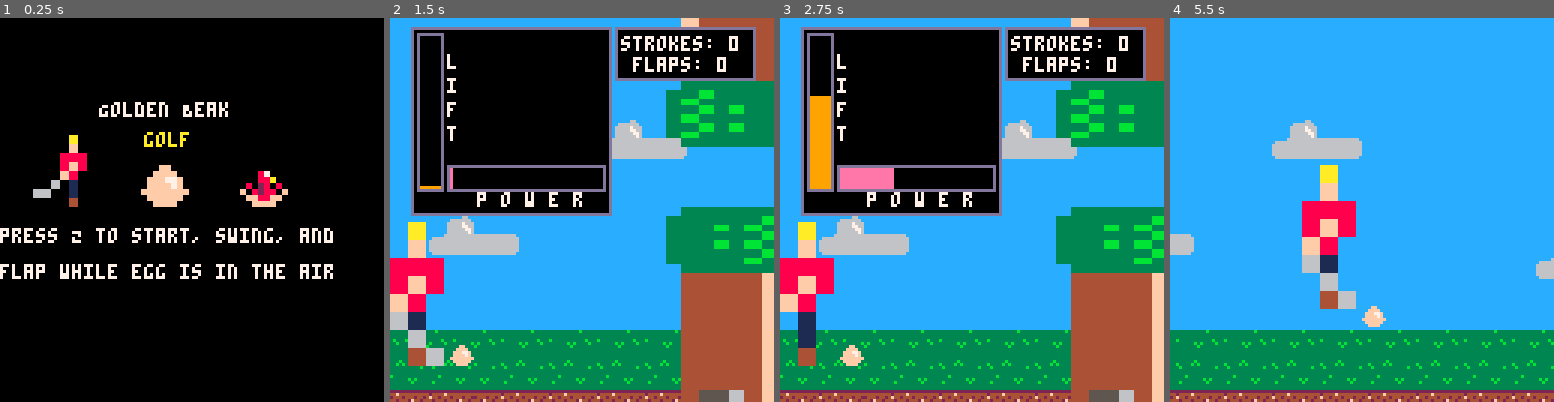
Above: before the commit, frames 1-4 (left to right).
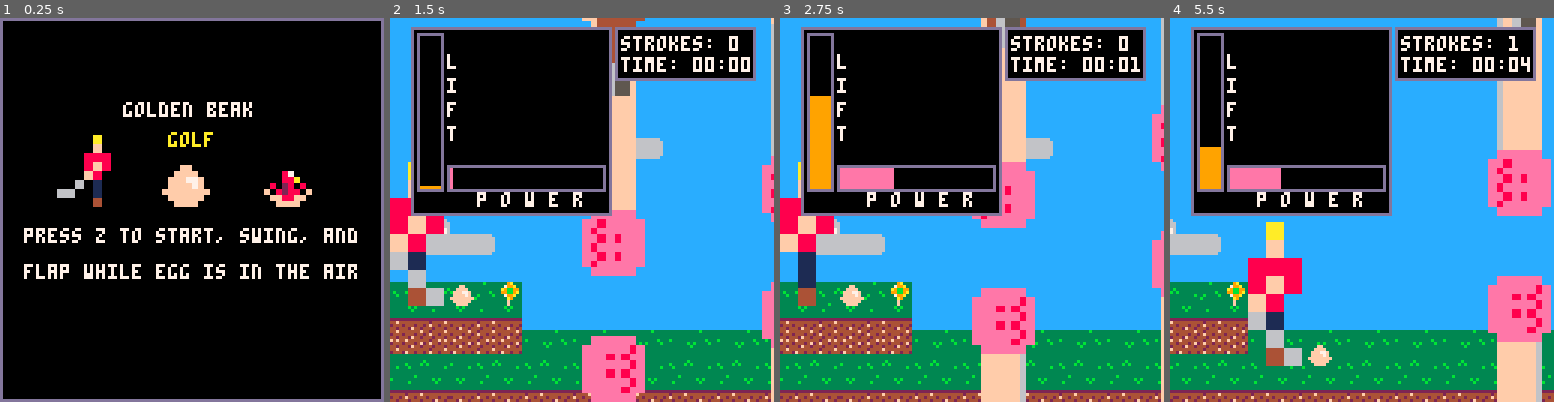
Above: after the commit, the same moments.

Repository: mccordgh/all_pico_8_carts
Game: PICO-8 cartridge carts/ludum_dare_41/ld41_golf_flappy_bird.p8
Two runs of this game, one before a commit and one after it. Both use one fixed random seed, a clock stepped at 60 frames per second and the inputs below.
Inputs:
- Up to frame 1 (0.25 s): no input
- Up to frame 2 (1.5 s): tap O (Z key) at 0.7 s
- Up to frame 3 (2.75 s): tap O (Z key) at 1.7, 2.1, 2.5 s
- Up to frame 4 (5.5 s): tap O (Z key) every 0.4 s from 2.9 to 5.3 s

The runs differ from the first frame. In frame 1, 11% of the frame differs, in the area x 0-100%, y 0-100%; in frame 2, 39%; in frame 3, 38%; in frame 4, 53%.

Commit message:
golden beak golf moving trees

Diff:
--- a/carts/ludum_dare_41/ld41_golf_flappy_bird.p8
+++ b/carts/ludum_dare_41/ld41_golf_flappy_bird.p8
@@ -1,8 +1,8 @@
 pico-8 cartridge // http://www.pico-8.com
 version 15
 __lua__
---flaps as strokes
 function _init()
+    music(-1)
     music(1)
     init_game()
     init_ball()
@@ -11,10 +11,15 @@
 end
 
 function init_game()
-    collided = false
-    padd = 2
+    input_counter = 0
+    padd = 2 --collision check buffer to make it less brutal
     cam_x = 0
     course_par = 3
+    course_par_time = 60
+    course_timer = 0
+
+    tree_max_move = 16
+    tree_move_speed = 0.6
 
     gravity = 0.25
     wind = 0.15
@@ -22,28 +27,26 @@
     meter_speed = .05
 
     power = 0
-    max_power = 10
+    max_power = 3
     draw_power = true
     power_meter_speed = max_power * meter_speed
 
     lift = 0
-    max_lift = 8
+    max_lift = 6
     draw_lift = true
     lift_meter_speed = max_lift * meter_speed
 
+    collided = false
     do_draw_meter = true
     landed = false
     hitting_ball = false
     flapping = false
     level_finish = false
     tree_collide = false
-    --x_hit = false
-    --y_hit = false
     catch_up_ball = false
 
     state = menu_state
     draw_state = draw_menu
-    --state = hitting_state
 end
 
 function menu_state()
@@ -55,29 +58,32 @@
 
 function init_level()
     trees = {}
-    make_trees(120, 100)
+    make_trees(100, 60)
 
     state = hitting_state
 end
 
 function make_trees(start_pos, x_spacing)
     local xx = start_pos
-    local tree_spacing = 50
+    local tree_spacing = 40
     local yy = -(tree_spacing / 2) - 1
     local tree_inner_space = 20
 
     while (xx < 966) do
         local tree_shift = rnd(tree_spacing) - (tree_spacing / 2)
-        --local spacer = 0
         local t1 = make_tree()
         local t2 = make_tree()
 
         t1.x = xx
         t1.y = yy + tree_shift
+        t1.start_x = t1.x
+        t1.start_y = t1.y
         t1.tree_flip = true
 
         t2.x = xx
         t2.y = yy + tree_shift + t1.y_stretch + tree_inner_space
+        t2.start_x = t2.x
+        t2.start_y = t2.y
         t2.tree_flip = false
 
         add(trees, t1)
@@ -94,11 +100,10 @@
     t.spr_ypos = 8
     t.spr_width = 8
     t.spr_height = 32
-    t.x_stretch = 42
+    t.x_stretch = 21
     t.y_stretch = 88
 
-    t.x = xx
-    t.y = yy
+    t.direction = 0
 
     return t
 end
@@ -159,13 +164,7 @@
 function make_box(mx, my, mw, mh)
     mx += cam_x
     mw += cam_x
-    --[[
-    --outer border
-    rectfill(mx - 3, my - 3, mw + 3, mh + 3, 13)
-
-    --middle border
-    rectfill(mx - 2, my - 2, mw + 2, mh + 2, 6)
-]]
+
     --inner border
     rectfill(mx - 1, my - 1, mw + 1, mh + 1, 13)
 
@@ -174,33 +173,56 @@
 end
 
 function end_game()
-    if (btnp(4)) then
-        _init()
-    end
+    input_counter += 1
+
+    if (btnp(4) and input_counter > 60) then
+        run()
+    end
+end
+
+function get_course_time()
+    local total = course_timer / 30
+    local minutes = flr(total / 60)
+    local seconds = flr(total % 60)
+
+    if (minutes < 1) then
+        minutes = "00"
+    end
+
+    if (seconds < 10) then
+        seconds = "0" .. seconds
+    end
+
+    return minutes .. ":" .. seconds
 end
 
 function draw_final_score()
-    local thumb_flip = player.strokes > course_par
+    --local thumb_flip = player.strokes > course_par
+    local thumb_flip = false
     local cleared_col = 11
 
     if (thumb_flip) then
         cleared_col = 8
     end
 
+    make_box(20, 12, 108, 21)
+    print("Your time: " ..get_course_time(), cam_x + 34, 14, 7)
+
     make_box(32, 32, 96, 96)
-
     print("course cleared!", cam_x + 35, 37, cleared_col)
     print("    par: " .. course_par, cam_x + 44, 48, 7)
     print("strokes: " .. player.strokes, cam_x + 44, 54, 7)
-    print("  flaps: " .. player.flaps, cam_x + 44, 60, 7)
-
     sspr(16, 8, 16, 24, 56 + cam_x, 68, 16, 24, false, thumb_flip)
+
+    make_box(20, 107, 108, 116)
+    print("Press Z to try again.", cam_x + 24, 109, 7)
+
 end
 
 function draw_score()
     make_box(76, 4, 120, 19)
     print("strokes: " .. player.strokes, cam_x + 77, 6, 7)
-    print(" flaps: " .. player.flaps, cam_x + 77, 13, 7)
+    print("time: " .. get_course_time(), cam_x + 77, 13, 7)
 end
 
 function draw_all_meters()
@@ -248,15 +270,18 @@
 
 function draw_menu()
     cls()
-    print("Golden Beak", 33, 28, 7)
-    print("golf", 48, 38, 10)
-
-    print("press Z to start, swing, and", 0, 70, 7)
-    print("flap while egg is in the air", 0, 82, 7)
-
-    sspr(112, 0, 8, 8, 8, 39, 24, 24)
-    sspr(24, 0, 8, 8, 47, 47, 16, 16)
-    sspr(32, 0, 8, 8, 80, 47, 16, 16)
+
+    make_box(1, 1, 126, 126)
+
+    print("golden beak", 41, 28, 7)
+    print("golf", 56, 38, 10)
+
+    print("press z to start, swing, and", 8, 70, 7)
+    print("flap while egg is in the air", 8, 82, 7)
+
+    sspr(112, 0, 8, 8, 16, 39, 24, 24)
+    sspr(24, 0, 8, 8, 54, 47, 16, 16)
+    sspr(32, 0, 8, 8, 88, 47, 16, 16)
 end
 
 function draw_meter_box()
@@ -265,10 +290,10 @@
 
 function init_ball()
     ball = {}
-    ball.x = 48
+    ball.x = 56
     --ball.x = 1000
     ball.x_speed = 0
-    ball.y = 108
+    ball.y = 88
     ball.y_speed = 0
     ball.width = 8
     ball.height = 8
@@ -289,8 +314,6 @@
 function init_player()
     player = {}
     reset_player_vars()
-    --player.power = max_power / 2
-    --player.lift = max_lift / 2
 end
 
 function init_player_start()
@@ -299,10 +322,32 @@
 end
 
 function hitting_state()
-if ((not hitting_ball) and (not landed)) then
+    course_timer += 1
+    if ((not hitting_ball) and (not landed)) then
         not_hitting()
     else
         hitting()
+    end
+
+    move_trees()
+end
+
+function move_trees()
+    for tr in all(trees) do
+
+        if ((tr.y - tr.start_y > tree_max_move) and tr.direction == 0) then
+            tr.direction = 1
+        end
+
+        if ((tr.start_y - tr.y > tree_max_move) and tr.direction == 1) then
+            tr.direction = 0
+        end
+
+        if (tr.direction == 0) then
+            tr.y += tree_move_speed
+        else
+            tr.y -= tree_move_speed
+        end
     end
 end
 
@@ -424,9 +469,6 @@
 end
 
 function tree_collision()
-    --x_hit = false
-    --y_hit = false
-
     for tr in all(trees) do
         if ((ball.x > tr.x) and (ball.x < tr.x + (tr.x_stretch - padd)))
         and (ball.y > tr.y or (ball.y + ball.height) > tr.y) and (ball.y < tr.y + (tr.y_stretch - padd)) then
@@ -435,13 +477,7 @@
             del(trees, tr)
             sfx(8)
         end
-
-        --if ((ball.y > tr.y) and (ball.y < tr.y + (tr.y_stretch - padd))) then
-         --   y_hit = true
-        --end
-    end
-
-    --tree_collide = x_hit and y_hit
+    end
 end
 
 function ball_collision()
@@ -626,9 +662,9 @@
 0101010101090a0b0c010101010101010101010101010101010101010101010101010101010101010101010101010101010101010101010101010101010101010101010101010101010101010101010101010101010101010101010101010101010101010101010101010101010101010101010101010101090a0b0c01010101
 0101010101191a1b1c0101010101010101010101010101090a0b0c01010101010101010101010101010101010101010101010101010101010101010101090a0b0c01010101010101010101010101010101010101010101010101010101010101010101010101010101010101010101010101010101010101191a1b1c01010101
 0101010101010101010101010101010101010101010101191a1b1c01010101010101010101010101010101010101010101010101010101010101010101191a1b1c010101010101010101010101010101010101010101010101010101010101010101010101010101010101010101010101010101010101010101010101010101
-0101010101010101010101010101010101010101010101010101010101010101010101010101010101010101010101010101010101010101010101010101010101010101010101010101010101010101010101010101010101010101010101010101010101010101010101010101010101010101010101010101010101010101
-0101010101010101010101010101010101010101010101010101010101010101010101010101010101010101010101010101010101010101010101010101010101010101010101010101010101010101010101010101010101010101010101010101010101010101010101010101010101010101010101010101010101010101
-0707080708070807080708070807080708070807080708070807070807080708070807080708070807080708070807080708070807080708070807070807080708070807080708070807080708070708070807080708070807080708070807080708070807080708070708070807080707080708070807080707080708070807
+0101170607080506071701010101010101010101010101010101010101010101010101010101010101010101010101010101010101010101010101010101010101010101010101010101010101010101010101010101010101010101010101010101010101010101010101010101010101010101010101010101010101010101
+0101151615161516151601010101010101010101010101010101010101010101010101010101010101010101010101010101010101010101010101010101010101010101010101010101010101010101010101010101010101010101010101010101010101010101010101010101010101010101010101010101010101010101
+0707252625262526252608070807080708070807080708070807070807080708070807080708070807080708070807080708070807080708070807070807080708070807080708070807080708070708070807080708070807080708070807080708070807080708070708070807080707080708070807080707080708070807
 0605060506050606050605060506050605060506050605060506060506050605060506050605060506050605060605060506050605060506050605060506050605060506050605060506050605060506050605060506050606050605060506050605060506050605060506050605060506050506050605060506050605060506
 1615161516151616151615161516151615161516151615161516161516151615161516151615161516151615161615161516151615161516151615161516151615161516151615161516151615161516151615161516151616151615161516151615161516151615161516151615161516151516151615161516151615161516
 00000000ba00000000e00ba000000ba000000000000000000000000000000000000000000000000000000000000000000000000000000000000000000000000000000000000000000000000000000000000000000000000000000000000000000000000000000000000000000000000000000000000000000000000000000000
Not shown, changed: 24 lines of the sprite sheet (__gfx__) section of carts/ludum_dare_41/ld41_golf_flappy_bird.p8
Not shown, changed: the sound effects (__sfx__) section of carts/ludum_dare_41/ld41_golf_flappy_bird.p8
